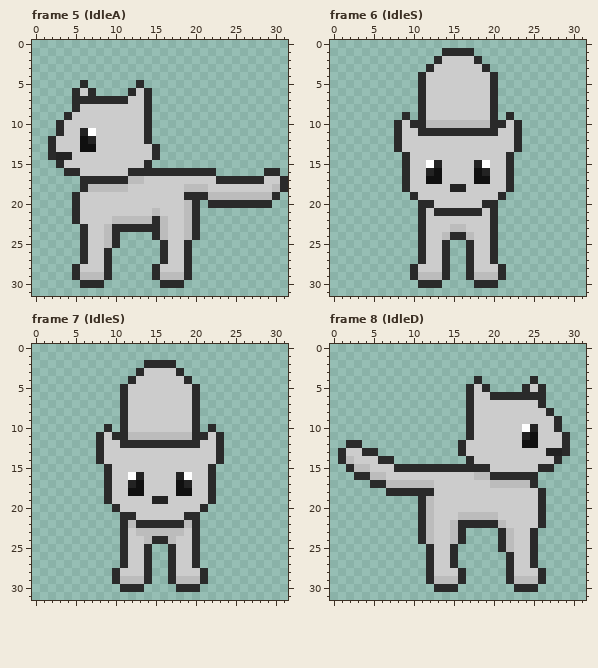
Pixel-art file -- Assets/Sprites/KittyCat.aseprite. Above is the file before it was changed.
32x32 pixels, 33 frames. Pixels under 10% opacity are left out. Colours within 5 levels of each other are drawn and written as one. Shown: frame 5 (IdleA), frame 6 (IdleS), frame 7 (IdleS), frame 8 (IdleD). The commit also changed other frames, which this record leaves out.
Now the later version:
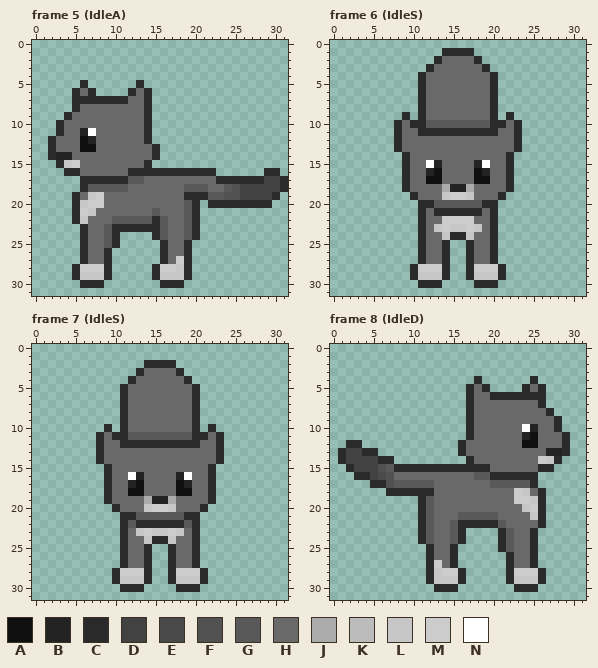
Palette (. is transparent): A #101010  B #232323  C #2a2a2a  D #424242  E #4a4a4a  F #515151  G #595959  H #696969  J #ababab  K #bcbcbc  L #c6c6c6  M #cccccc  N #ffffff
Author's note on the commit: Changed Cat Color + New Levels
The edit:
layer "Mark" added
Changed rows in their new state; - is an unchanged pixel.
Frame 5 (IdleA), layers "Mark", "HeadColor", "BodyColor":
first column x 3:
 6 ---H------H-----------------
 7 ---------HH-----------------
 8 ---HHHHHHHH-----------------
 9 --HHHHHHHHH-----------------
10 -HHHHHHHHHH-----------------
11 -HH--HHHHHH-----------------
12 HHH--HHHHHH-----------------
13 HHH--HHHHHHH----------------
14 --HHHHHHHHHH----------------
15 -L-HHHHHHHH-----------------
16 ---HHHHHH-------------------
17 ---------GGHHHHHHHHH------DD
18 ----GGGGGHHHHHHHGGGHHGFDDDDD
19 ---HL-HHHHHHHHHH---GGFFDDDD-
20 ---L--HHHHHHHHHHG-----------
21 ----LHHHHHHHGHHHG-----------
22 ---LHHHGGGGG-GHHG-----------
23 ----HHG------GHHG-----------
24 ----HHG------GHHG-----------
25 ----HHG-------HH------------
26 ----HH--------HH------------
27 ----HH--------H-------------
28 ---------------L------------
29 ---LLL-------LLL------------
Frame 6 (IdleS), layers "Mark", "HeadColor", "BodyColor":
first column x 9:
 2 -----HHHH-----
 3 ----HHHHHH----
 4 ---HHHHHHHH---
 5 ---HHHHHHHH---
 6 ---HHHHHHHH---
 7 ---HHHHHHHH---
 8 ---HHHHHHHH---
 9 ---HHHHHHHH---
10 H--GGGGGGGG--H
11 HH----------HH
12 HHHHHHHHHHHHHH
13 HHHHHHHHHHHHHH
14 -HHHHHHHHHHHH-
15 -HH--HHHH--HH-
16 -HH--HHHH--HH-
17 -HH--HHHH--HH-
18 -HHHHJ--JHHHH-
19 --HHHL--LHHH--
20 ----GGGGGG----
21 ---H------H---
22 ---HH----HH---
23 ---HL-LL-LH---
24 ---HHL--LHH---
25 ---HH----HH---
26 ---HH----HH---
27 ---HH----HH---
29 --LLL----LLL--
Frame 7 (IdleS), layers "Mark", "HeadColor", "BodyColor":
first column x 9:
 3 -----HHHH-----
 4 ----HHHHHH----
 5 ---HHHHHHHH---
 6 ---HHHHHHHH---
 7 ---HHHHHHHH---
 8 ---HHHHHHHH---
 9 ---HHHHHHHH---
10 ---HHHHHHHH---
11 H--GGGGGGGG--H
12 HH----------HH
13 HHHHHHHHHHHHHH
14 HHHHHHHHHHHHHH
15 -HHHHHHHHHHHH-
16 -HH--HHHH--HH-
17 -HH--HHHH--HH-
18 -HH--HHHH--HH-
19 -HHHHJ--JHHHH-
20 --HHHL--LHHH--
21 ----GGGGGG----
22 ---G------G---
23 ---HLMLLMLH---
24 ---HHL--LHH---
25 ---HH----HH---
26 ---HH----HH---
27 ---HH----HH---
29 --LLL----LLL--
Frame 8 (IdleD), layers "Mark", "HeadColor", "BodyColor":
first column x 2:
 5 ----------------H------H---
 6 ----------------HH---------
 7 ----------------HHHHHHHH---
 8 ----------------HHHHHHHHH--
 9 ----------------HHHHHHHHHH-
10 ----------------HHHHHH--HH-
11 ----------------HHHHHH--HHH
12 ---------------HHHHHHH--HHH
13 DD-------------HHHHHHHHHH--
14 DDDD------------HHHHHHHH-L-
15 -DDDFG------------HHHHHH---
16 ---DEFHHHHHHHHHHGG---------
17 -----FGGGGGHHHHHHHGGGGG----
18 -----------HHHHHHHHHH-LH---
19 ----------GHHHHHHHHHH--L---
20 ----------GHHHHHHHHHHHL----
21 ----------GHHHGGGGGHHHHL---
22 ----------GHHG-----GHHHH---
23 ----------GHHG------GHH----
24 ----------GHHG------GHH----
25 -----------HH-------GHH----
26 -----------HH--------HH----
27 ------------H--------HH----
28 -----------L---------------
29 -----------LLL-------LLL---
Changed places in both pictures, as pixel boxes (x1, y1, x2, y2):
changed: (56, 88, 280, 280)
changed: (402, 56, 514, 280)
changed: (104, 368, 216, 584)
changed: (346, 384, 562, 584)
